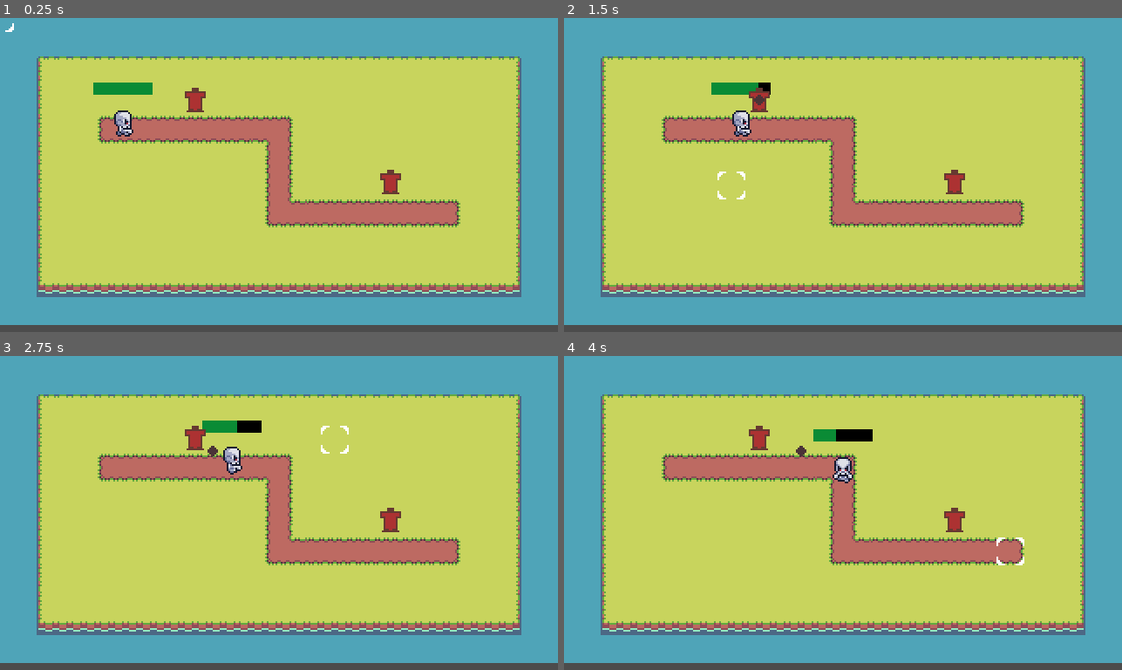
Above: before the commit, frames 1-4 (two rows, left to right).
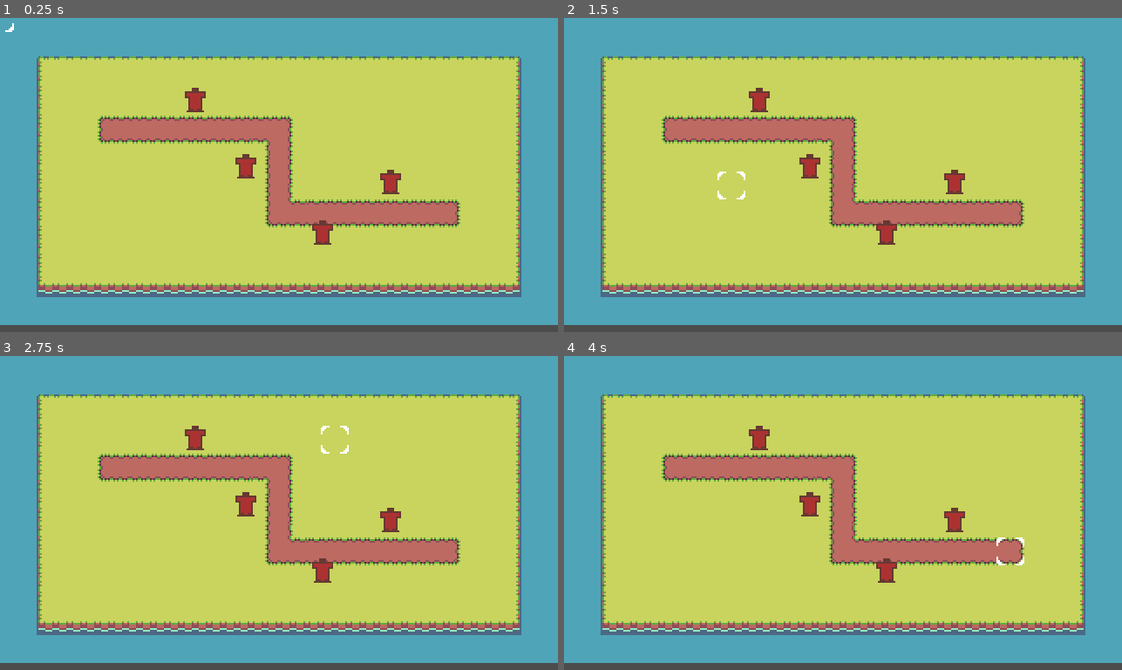
Above: after the commit, the same moments.

Repository: clbagrat/AmmoTD
Game: Godot game, scene res://main.tscn
The game is run twice, just before and just after one commit, with the same random seed, the same clock (stepped at 60 frames per second) and the same inputs.
Inputs (mouse positions are in pixels of both pictures, inside the frame that each line leads up to):
- Up to frame 1 (0.25 s): no input
- Up to frame 2 (1.5 s): move the mouse to (965, 159) at 0.52 s; move the mouse to (731, 190) at 1.27 s
- Up to frame 3 (2.75 s): move the mouse to (334, 443) at 2.02 s
- Up to frame 4 (4 s): move the mouse to (815, 575) at 2.77 s; move the mouse to (1010, 560) at 3.52 s

The runs differ from the first frame. In frame 1, 1.1% of the frame differs, in the area x 16-60%, y 20-73%; in frame 2, 1.0%; in frame 3, 1.1%; in frame 4, 1.1%, in the area x 41-60%, y 23-73%.
Error after the commit: Parse Error: Constant "Skeleton" shadows a native class. (res://Logic/Spawner.gd:6)

Commit message:
Skeleton spawner

Diff:
--- a/Logic/AliveCreature.gd
+++ b/Logic/AliveCreature.gd
@@ -2,7 +2,7 @@
 
 export var health = 100;
 
-signal died;
+signal died(aliveCreature);
 
 onready var health_bar = $ProgressBar;
 onready var current_health = health;
@@ -18,5 +18,5 @@
 		health_bar.value = (float(current_health) / health) * 100
 
 func die():
-	emit_signal("died")
+	emit_signal("died", self)
 	get_parent().queue_free()
--- /dev/null
+++ b/Logic/PathFollower.tscn
@@ -0,0 +1,9 @@
+[gd_scene load_steps=2 format=2]
+
+[ext_resource path="res://Logic/PathFollower.gd" type="Script" id=1]
+
+[node name="PathFollow2D" type="PathFollow2D"]
+rotate = false
+loop = false
+script = ExtResource( 1 )
+speed = 25
--- /dev/null
+++ b/Logic/Spawner.gd
@@ -0,0 +1,20 @@
+extends Node
+
+
+export var cooldown = 1.5;
+
+const Skeleton = preload("res://Skeleton/Skeleton.tscn")
+const PathFollower = preload("res://Logic/PathFollower.tscn")
+
+func _ready():
+	pass # Replace with function body.
+
+var time_passed = cooldown;
+func _process(delta):
+	time_passed += delta;
+	if (time_passed > cooldown):
+		var newSkeleton = Skeleton.instance();
+		var newPathFollower = PathFollower.instance();
+		newPathFollower.add_child(newSkeleton);
+		get_node("Path/Path2D").add_child(newPathFollower);
+		time_passed = 0
--- a/Tower/Bullet.gd
+++ b/Tower/Bullet.gd
@@ -14,6 +14,9 @@
 	if (is_instance_valid(current_target)):
 		global_position = (current_target.global_position - global_position).normalized() * speed * delta + global_position
 
+	if (current_target && !is_instance_valid(current_target)):
+		queue_free()
+
 
 func _on_Area2D_body_entered(body:Node):
 	emit_signal("target_reached", body);
--- a/Tower/Tower.gd
+++ b/Tower/Tower.gd
@@ -5,35 +5,40 @@
 
 const BulletPath = preload("res://Tower/Bullet.tscn")
 
-var target_alive_creature;
+var targets = [];
+
 
 func _on_Area2D_body_entered(body:Node):
 	if (body.is_in_group("enemy")):
-		target_alive_creature = body.get_parent().get_node("AliveCreature");
+		var target_alive_creature = body.get_parent().get_node("AliveCreature");
+		targets.push_back(target_alive_creature)
 		target_alive_creature.connect("died", self, "_on_target_died");
 
 
 
-func _on_Area2D_body_exited(_body:Node):
-	if(is_instance_valid(target_alive_creature)):
+func _on_Area2D_body_exited(body:Node):
+	if(is_instance_valid(body)):
+		var target_alive_creature = body.get_parent().get_node("AliveCreature");
 		target_alive_creature.disconnect("died", self, "_on_target_died");
-		target_alive_creature = null;
+		targets.remove(targets.find(target_alive_creature))
 
 func _on_target_reached(body:Node):
 	body.get_parent().get_node("AliveCreature").apply_damage(damage)
 
-func _on_target_died():
-	target_alive_creature = null;
+func _on_target_died(target_alive_creature):
+		target_alive_creature.disconnect("died", self, "_on_target_died");
+		targets.remove(targets.find(target_alive_creature))
+
 
 
 var time_passed = 0;
 var last_hit_time = 0;
 func _process(delta):
 	time_passed += delta;
-	if (target_alive_creature && (time_passed-last_hit_time) > cooldown):
+	if (targets.size() > 0 && (time_passed-last_hit_time) > cooldown):
 		last_hit_time = time_passed
 		var bullet = BulletPath.instance();
 		bullet.position = self.position;
-		bullet.set_target(target_alive_creature)
+		bullet.set_target(targets.front())
 		bullet.connect("target_reached", self, "_on_target_reached")
 		get_parent().add_child(bullet)
--- a/World/Maps/Map1.tscn
+++ b/World/Maps/Map1.tscn
@@ -1,6 +1,7 @@
-[gd_scene load_steps=3 format=2]
+[gd_scene load_steps=4 format=2]
 
 [ext_resource path="res://World/Maps/GroundTileset.tres" type="TileSet" id=1]
+[ext_resource path="res://Logic/Spawner.gd" type="Script" id=2]
 
 [sub_resource type="Curve2D" id=1]
 _data = {
@@ -8,6 +9,7 @@
 }
 
 [node name="Map1" type="Node2D"]
+script = ExtResource( 2 )
 
 [node name="Grass" type="TileMap" parent="."]
 tile_set = ExtResource( 1 )
--- a/main.tscn
+++ b/main.tscn
@@ -1,8 +1,6 @@
-[gd_scene load_steps=7 format=2]
+[gd_scene load_steps=5 format=2]
 
 [ext_resource path="res://World/Maps/Map1.tscn" type="PackedScene" id=1]
-[ext_resource path="res://Skeleton/Skeleton.tscn" type="PackedScene" id=2]
-[ext_resource path="res://Logic/PathFollower.gd" type="Script" id=3]
 [ext_resource path="res://UI/InGameCursor.tscn" type="PackedScene" id=4]
 [ext_resource path="res://Tower/Tower.tscn" type="PackedScene" id=5]
 [ext_resource path="res://Tower/Bullet.gd" type="Script" id=6]
@@ -12,22 +10,19 @@
 
 [node name="Node2D" parent="." instance=ExtResource( 1 )]
 
-[node name="PathFollow2D" type="PathFollow2D" parent="Node2D/Path/Path2D" index="0"]
-position = Vector2( 64, 64 )
-rotate = false
-loop = false
-script = ExtResource( 3 )
-speed = 25
-
-[node name="SkelIdleV2" parent="Node2D/Path/Path2D/PathFollow2D" instance=ExtResource( 2 )]
-
-[node name="Cursor" parent="Node2D" instance=ExtResource( 4 )]
-position = Vector2( 16, 17 )
-
 [node name="Tower2" parent="." instance=ExtResource( 5 )]
 position = Vector2( 224, 94 )
+
+[node name="Tower3" parent="." instance=ExtResource( 5 )]
+position = Vector2( 141, 85 )
 
 [node name="Tower" parent="." instance=ExtResource( 5 )]
 position = Vector2( 112, 47 )
 
+[node name="Tower4" parent="." instance=ExtResource( 5 )]
+position = Vector2( 185, 123 )
+
+[node name="Cursor" parent="." instance=ExtResource( 4 )]
+position = Vector2( 16, 17 )
+
 [editable path="Node2D"]
Not shown, changed: README.md
